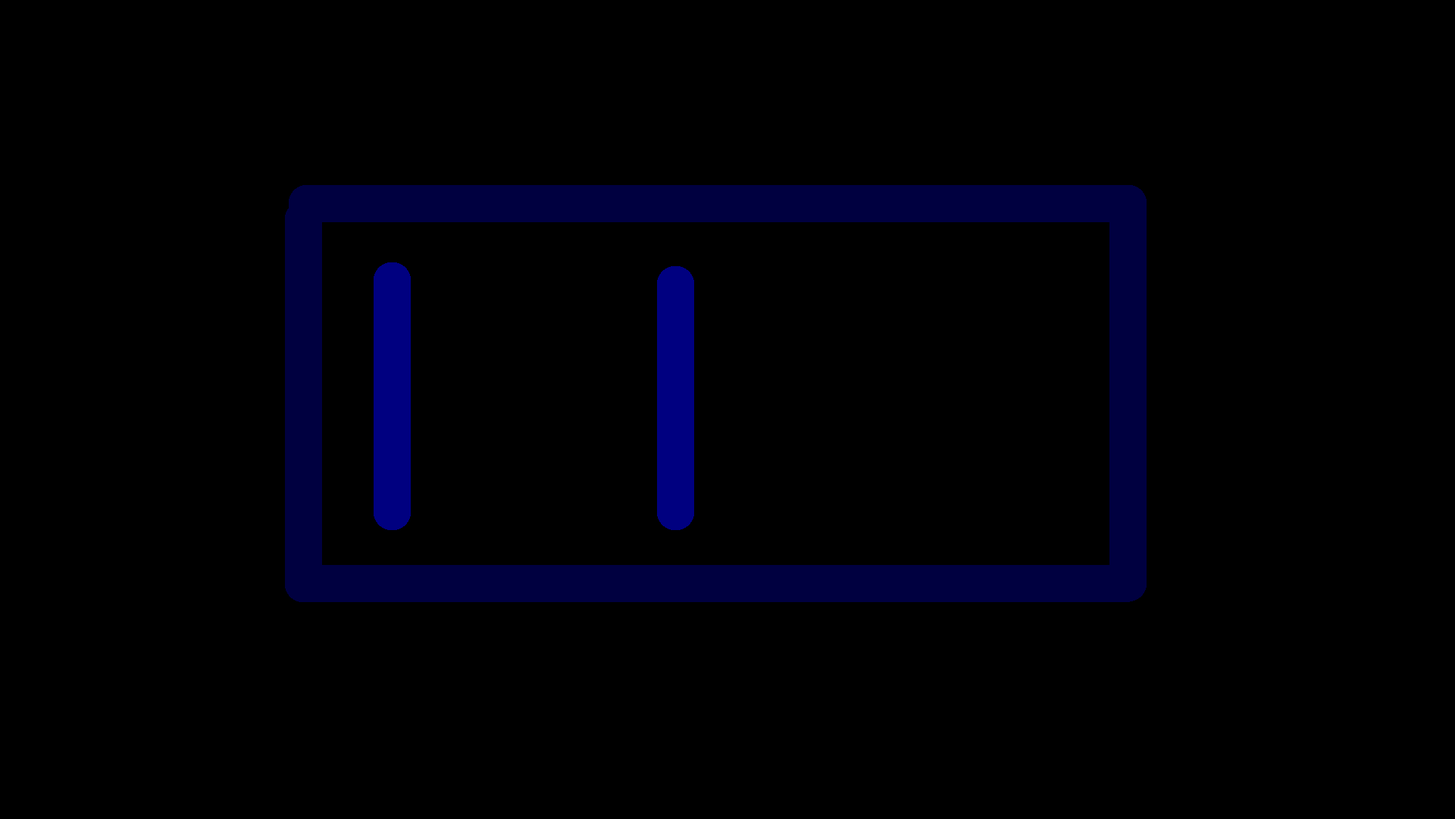
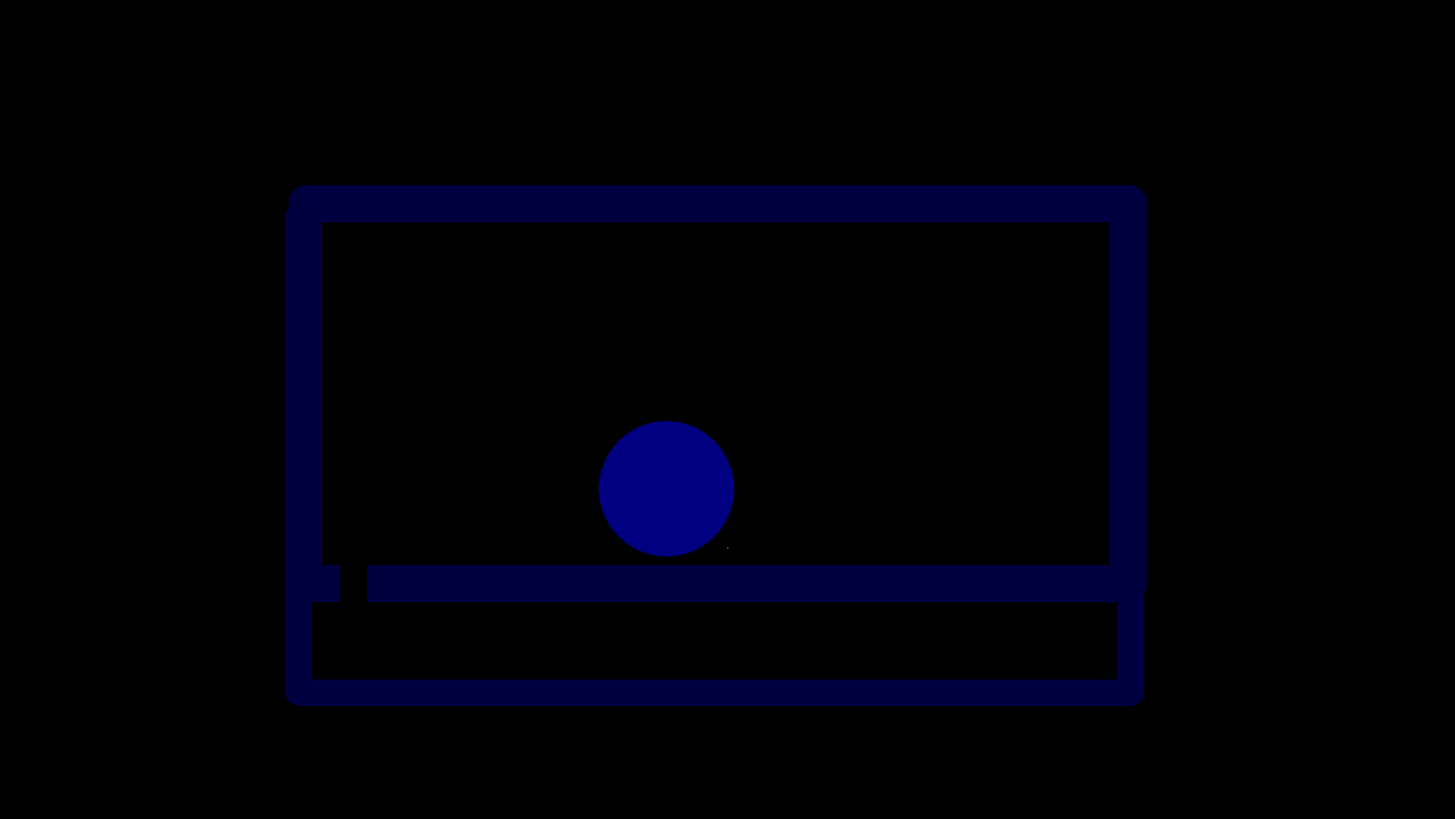
Before/after of a 1455x819 layered artwork. What changed in the layer stack:
painted on "Background" over (285, 262, 1145, 706)
